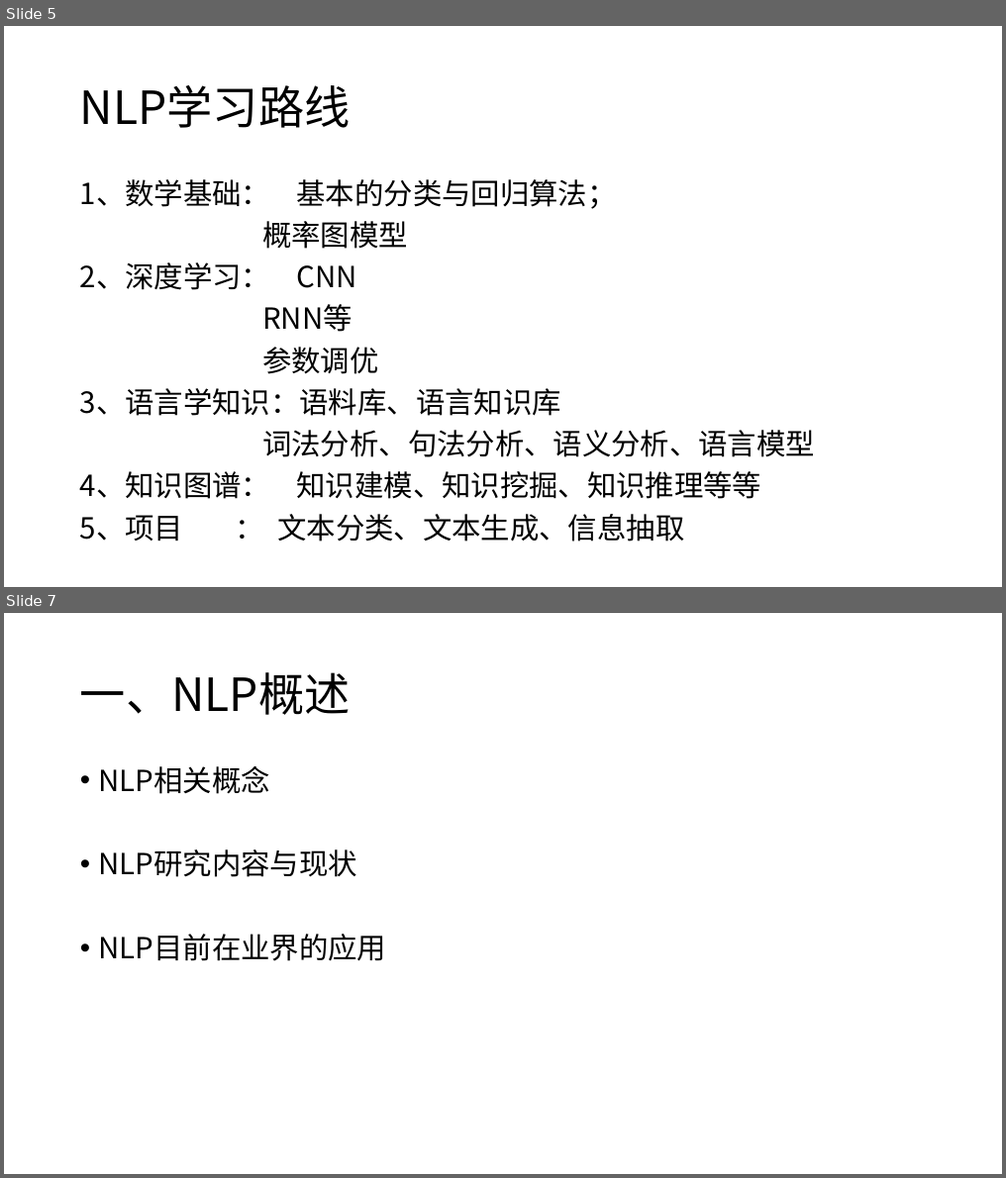
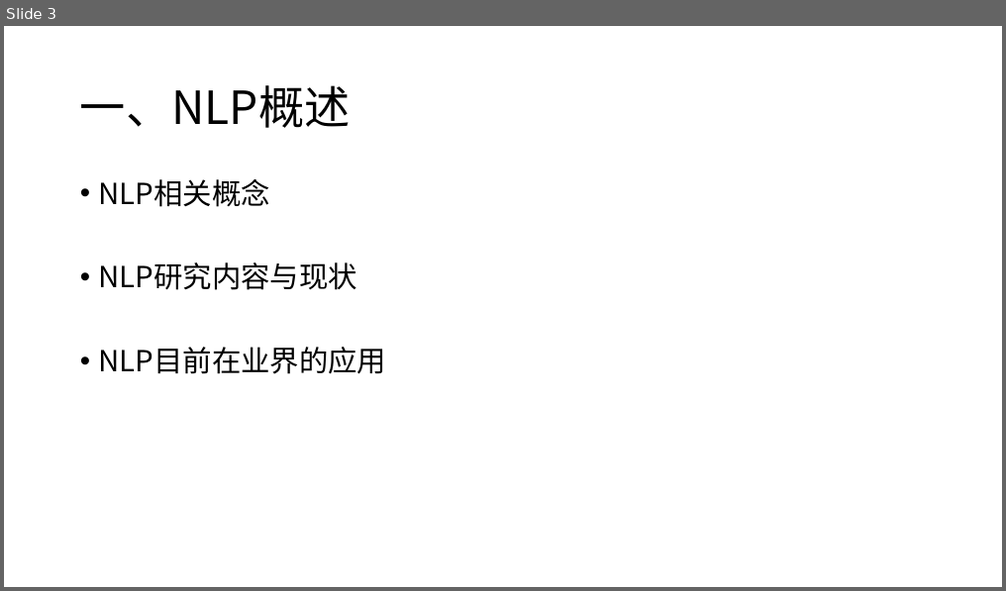
Before and after one commit to charlesXu86/Chatbot_CN, a slide deck: Chatbot_Doc/课程/NLP-5-词法分析.pptx. Shown one above the other, each under a label of ours: slides 5 and 7 before the commit, slide 3 after it; the slides between them are not shown. The pictures are 1006x1178 and 1006x591 pixels, drawn with LibreOffice and Linux fonts; fonts in the diff are those of the drawing. Boxes give left, top, right and bottom in pixels: in the first picture for what was removed or moved away, otherwise in the second. Text is boxed around its words. In the diff, an @@ line names an element or a change of style, - is before the commit and + after.

```diff
--- a/Chatbot_Doc/课程/NLP-5-词法分析.pptx
+++ b/Chatbot_Doc/课程/NLP-5-词法分析.pptx
@@ slide 5 removed at bbox=[4, 26, 1002, 587], background #FFFFFF @@
@@ title removed at bbox=[80, 85, 350, 128] @@
-NLP学习路线
@@ text removed at bbox=[80, 179, 815, 542] @@
-1、数学基础： 基本的分类与回归算法；
-概率图模型
-2、深度学习： CNN
-RNN等
-参数调优
-3、语言学知识：语料库、语言知识库
-词法分析、句法分析、语义分析、语言模型
-4、知识图谱： 知识建模、知识挖掘、知识推理等等
-5、项目 ： 文本分类、文本生成、信息抽取
@@ what was slide 7 is now slide 3 @@
```
Also in this commit, not shown: 2 slides changed, 1 slide added, 3 other slides removed, 1 other file.
